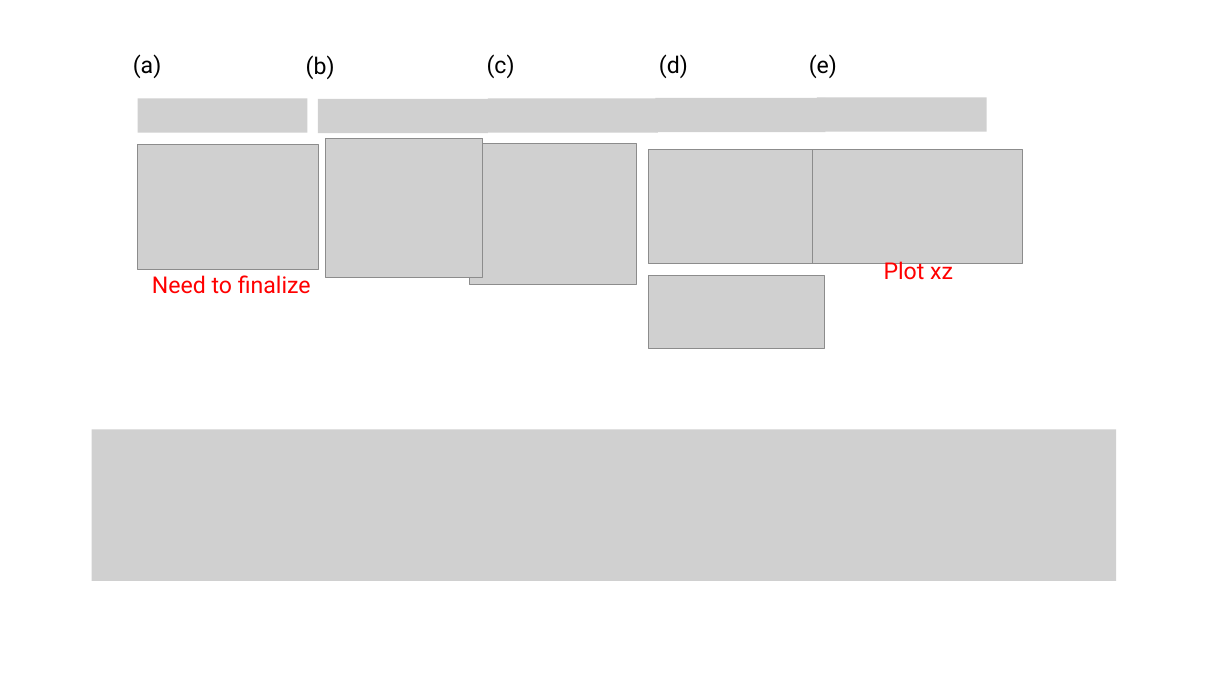
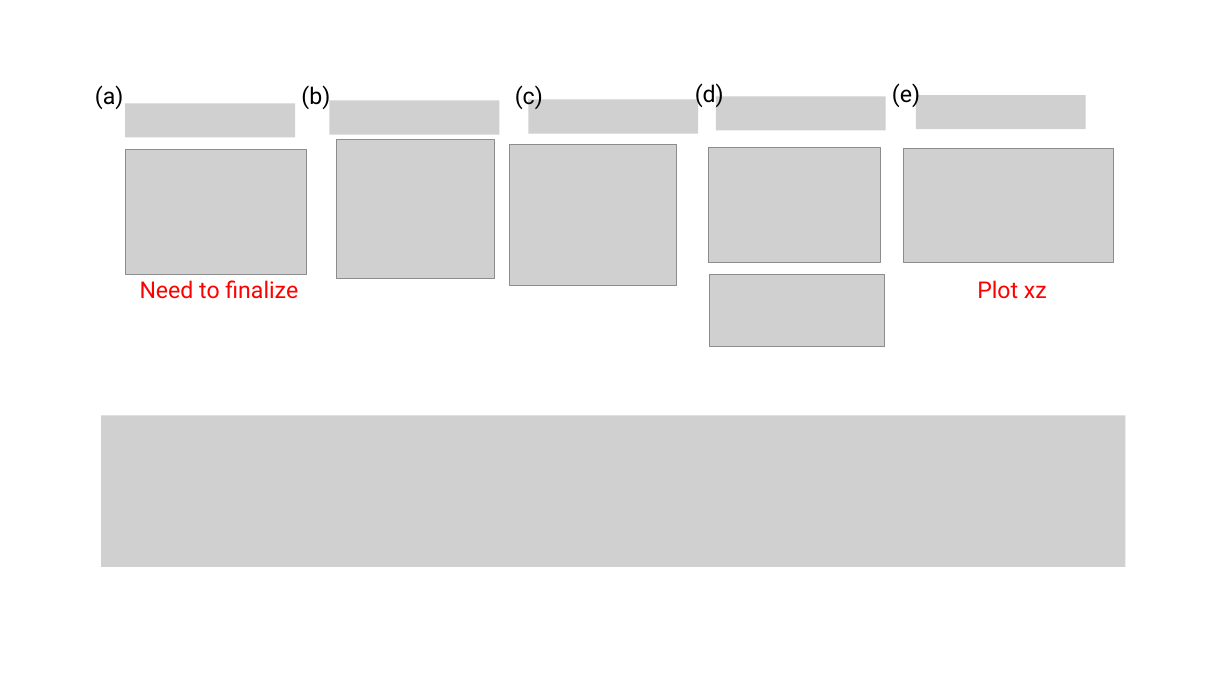
Before and after one commit to tyokokur/presentations, a slide deck: slide 3 of SYSG3_paper.pptx. Drawn at 1232x693 pixels with LibreOffice and Linux fonts; fonts in the diff are those of the drawing; grey boxes stand for pictures. Boxes give left, top, right and bottom in pixels: in the first picture for what was removed or moved away, otherwise in the second. Text is boxed around its words. In the diff, an @@ line names an element or a change of style, - is before the commit and + after.

```diff
--- a/SYSG3_paper.pptx
+++ b/SYSG3_paper.pptx
@@ text "(a)": place and size @@
-text "(a)" at (133, 54, 161, 78)
+text "(a)" at (95, 85, 123, 109)
@@ text "(b)": place and size @@
-text "(b)" at (306, 55, 335, 79)
+text "(b)" at (301, 85, 330, 109)
@@ text "(c)": place and size @@
-text "(c)" at (487, 54, 515, 78)
+text "(c)" at (515, 85, 543, 109)
@@ text "(d)": place and size @@
-text "(d)" at (659, 54, 688, 78)
+text "(d)" at (695, 83, 724, 107)
@@ text "(e)": place and size @@
-text "(e)" at (809, 54, 837, 78)
+text "(e)" at (892, 83, 920, 108)
@@ picture: place and size @@
-picture at (138, 99, 308, 133)
+picture at (125, 104, 295, 138)
@@ picture: place and size @@
-picture at (318, 99, 488, 133)
+picture at (330, 101, 500, 135)
@@ picture: place and size @@
-picture at (488, 99, 658, 133)
+picture at (529, 100, 699, 134)
@@ 3 pictures: place and size @@
-3 pictures at (648, 98, 825, 348)
+3 pictures at (709, 96, 886, 347)
@@ picture: place and size @@
-picture at (817, 97, 987, 131)
+picture at (916, 95, 1086, 129)
@@ picture: place and size @@
-picture at (325, 138, 483, 277)
+picture at (337, 140, 495, 279)
@@ picture: place and size @@
-picture at (470, 143, 637, 285)
+picture at (509, 144, 677, 286)
@@ picture: place and size @@
-picture at (812, 150, 1023, 263)
+picture at (904, 149, 1115, 262)
@@ picture: place and size @@
-picture at (138, 144, 319, 269)
+picture at (125, 150, 306, 274)
@@ text "Need to finalize": place and size @@
-text "Need to finalize" at (152, 275, 311, 294)
+text "Need to finalize" at (140, 280, 298, 299)
@@ text "Plot xz": place and size @@
-text "Plot xz" at (884, 259, 953, 280)
+text "Plot xz" at (977, 280, 1047, 299)
@@ picture: place and size @@
-picture at (91, 430, 1116, 581)
+picture at (101, 416, 1126, 567)
```
Also in this commit, not shown: 3 other slides changed.
